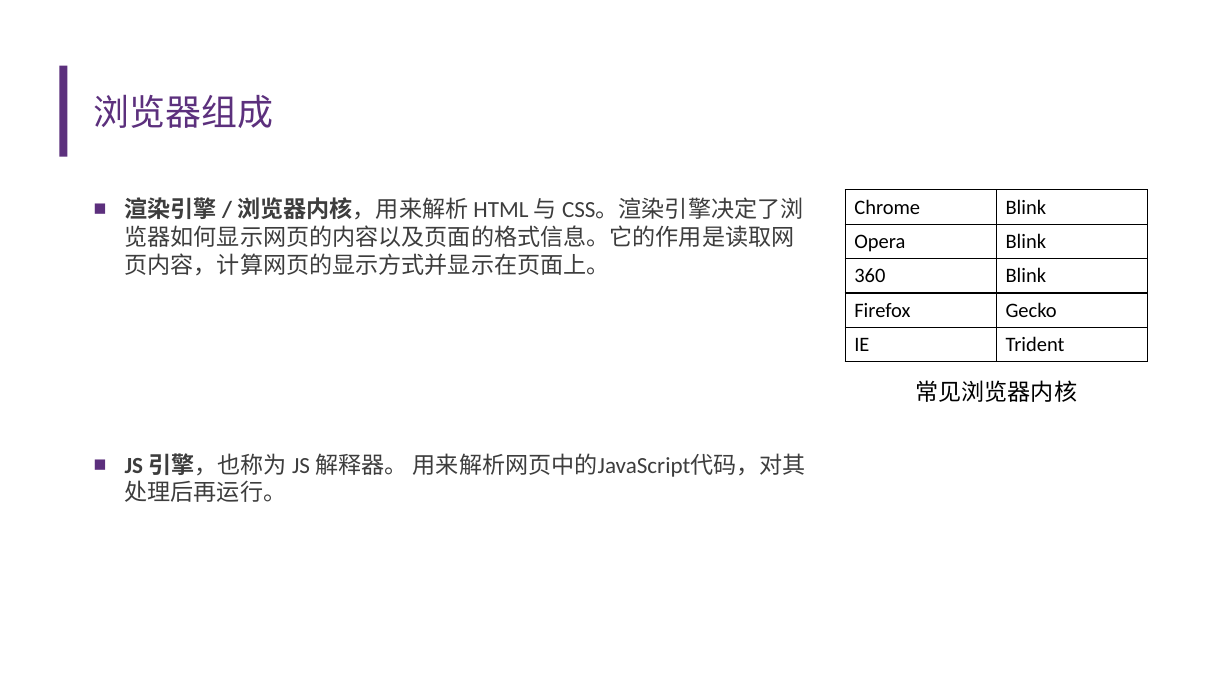
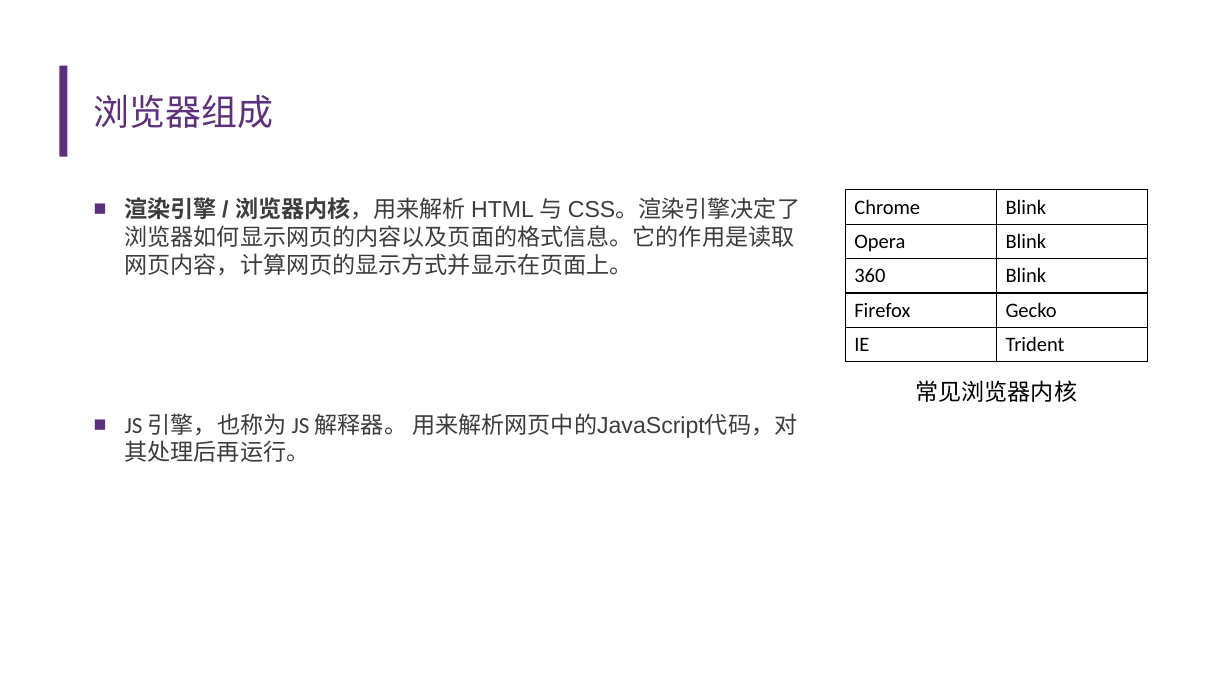
Before and after one commit to Aiemu/fe-intro, a slide deck: slide 7 of 前端.pptx. Drawn at 1232x693 pixels with LibreOffice and Linux fonts; fonts in the diff are those of the drawing; background and template pictures are left out. Boxes give left, top, right and bottom in pixels: in the first picture for what was removed or moved away, otherwise in the second. Text is boxed around its words. In the diff, an @@ line names an element or a change of style, - is before the commit and + after.

```diff
--- a/前端.pptx
+++ b/前端.pptx
@@ text "渲染引擎 / 浏览器内核，用来解析 HTML 与 ..." at (125, 197, 800, 462): font Calibri to Arial in "渲染引擎 / 浏览器内核，用来解析 HTML 与 CSS。渲染引擎决定了浏览器如何显示网页的内容以及页面的格式信息。它的 ...", "用来解析网页中的JavaScript代码，对其处理后再运行。"; bold off in "JS 引擎，也称为" @@
```
Also in this commit, not shown: 10 other slides changed, 1 slide added, 9 other files.
